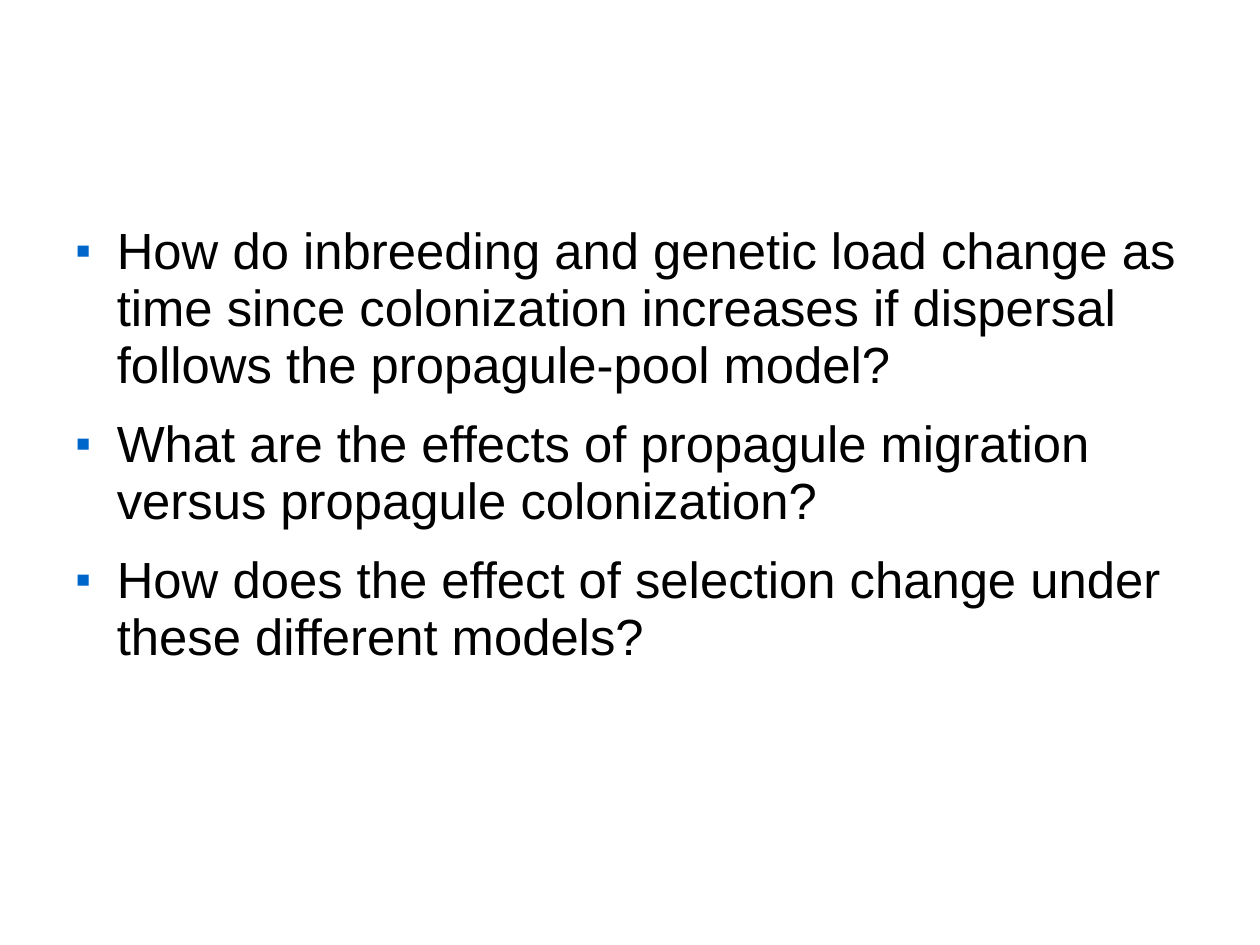
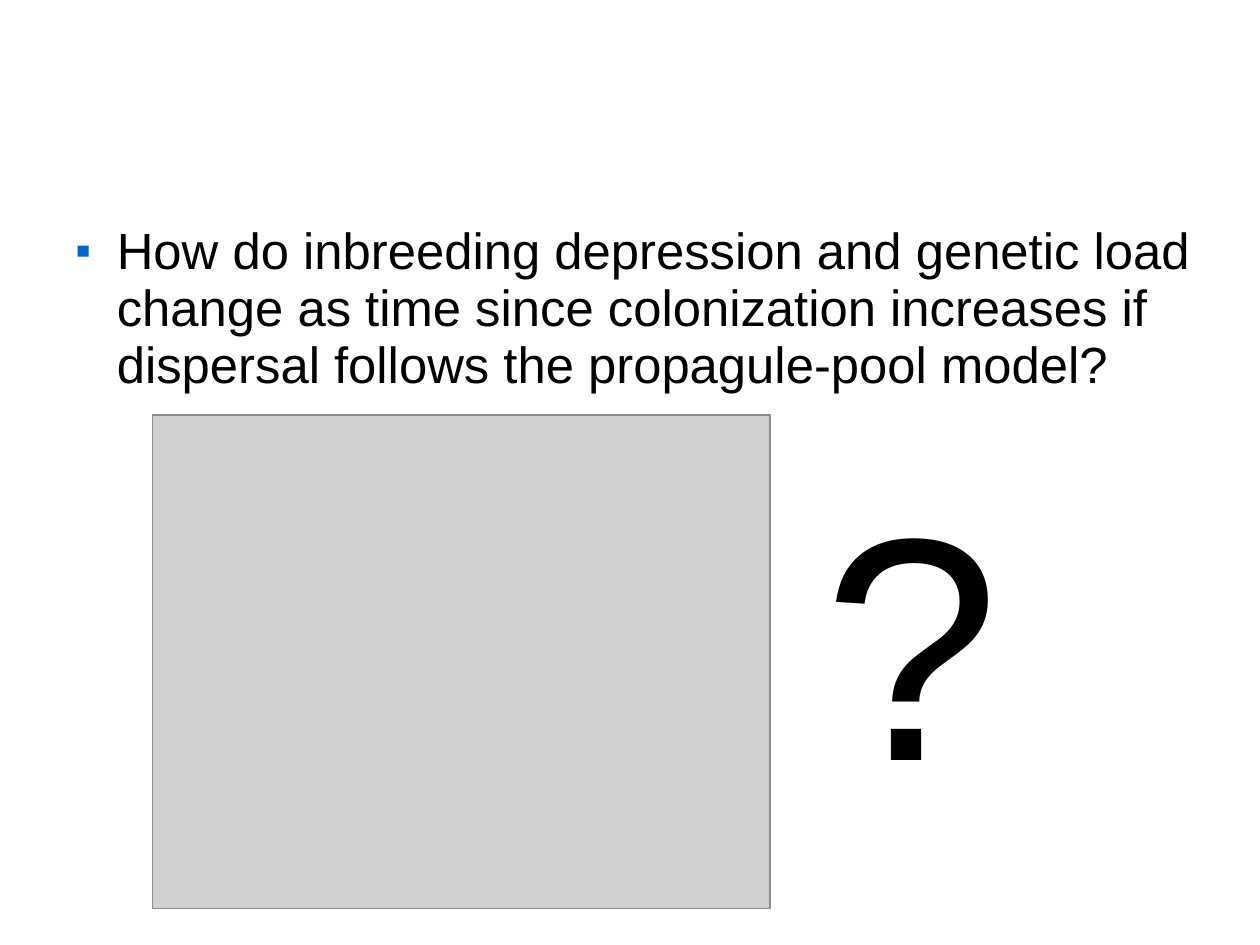
Before and after one commit to maugat1/quantiNEMO_Taylor2010, a slide deck: slide 12 of pres/pres2/pres2.odp (slide 8 before the commit). Drawn at 1260x945 pixels with LibreOffice and Linux fonts; fonts in the diff are those of the drawing; grey boxes stand for pictures; background and template pictures are left out. Boxes give left, top, right and bottom in pixels: in the first picture for what was removed or moved away, otherwise in the second. Text is boxed around its words. In the diff, an @@ line names an element or a change of style, - is before the commit and + after.

```diff
--- a/pres/pres2/pres2.odp
+++ b/pres/pres2/pres2.odp
@@ text at [117,232,1190,393]: text changed @@
-■ How do inbreeding and genetic load change as time since colonization increases if dispersal follows the propagule-pool model?
-■ What are the effects of propagule migration versus propagule colonization?
-■ How does the effect of selection change under these different models?
+■ How do inbreeding depression and genetic load change as time since colonization increases if dispersal follows the propagule-pool model?
@@ picture added at [153,415,771,909] @@
@@ text added at [725,473,1045,850], 200 pt, text #000000 @@
+?
```
Also in this commit, not shown: 9 other slides changed, 12 slides added, 3 slides removed, 6 other files.
